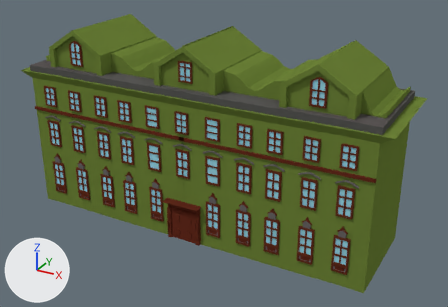
One commit to the Blender file TheOvercoat/Assets/Models(blend)/Yapılar/BasicBuildings/building27/b27.blend: the scene before it, then after it.
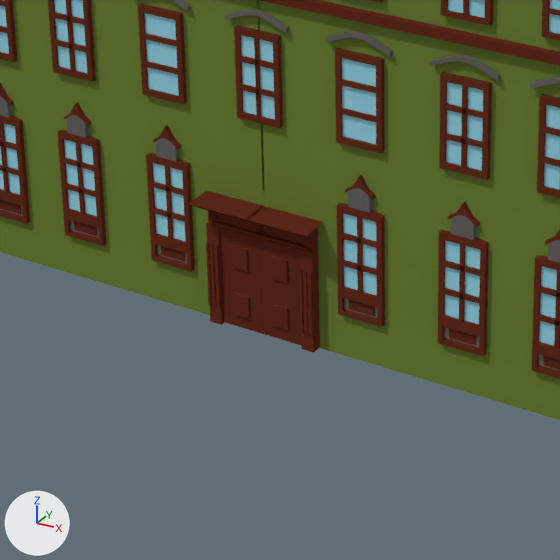
There are two pictures of each version: one whole from a camera (50 mm lens) standing at (29.79, -51.28, 33.55) and looking at (1.76, -0.31, 8.07), one close up on the part from 24% to 61% of the width and 46% to 100% of the height. Arrows for +X, +Y and +Z are at lower left; the lights stay in place. Objects named as collision shapes, trigger or cutter boxes, shadow casters or lower levels of detail are left out.

In view in the first close-up: 'b27_LOD0'.
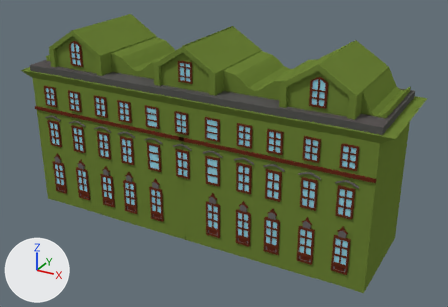
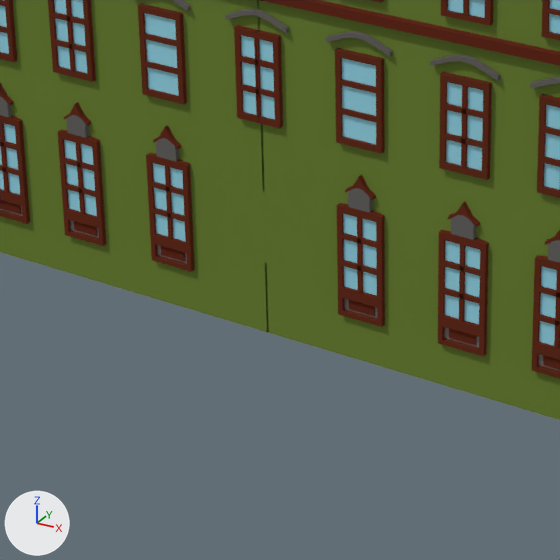
Boxes [x1, y1, x2, y2] around the edits, measured in the close-ups (560 x 560 px):
part 1 of me_cube, deleted (red)
    before: [248, 206, 323, 353]
part 2 of me_cube, deleted (red)
    before: [189, 190, 265, 334]
part 3 of me_cube, deleted
    before: [303, 238, 312, 247]
part 4 of me_cube, deleted
    before: [208, 212, 216, 220]

The change in detail:
me_cube has 3210 vertices, 2700 faces and spans x -19.9..19.9, y -6.3..5.7, z 0.0..20.0.
me_cube is used by ob_b27_lod0; location (0.0, 0.0, 0.0).
me_cube part 1: the loose piece of 134 vertices spanning x -1.9..2.0, y -6.3..-5.2, z 0.0..4.3 is deleted.
me_cube part 2: the loose piece of 134 vertices spanning x -2.0..1.9, y -6.3..-5.2, z 0.0..4.3 is deleted.
me_cube part 3: the loose piece of 12 vertices spanning x 1.5..1.8, y -5.7..-5.5, z 3.6..3.8 is deleted.
me_cube part 4: the loose piece of 12 vertices spanning x -1.8..-1.5, y -5.7..-5.5, z 3.6..3.8 is deleted.
